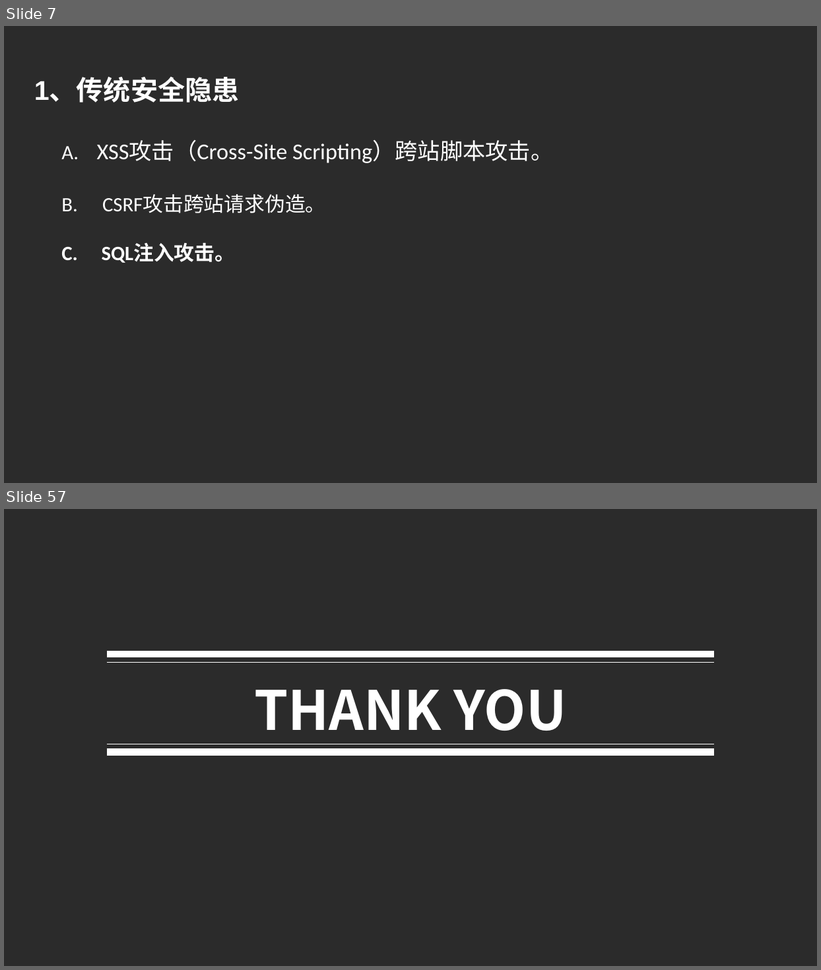
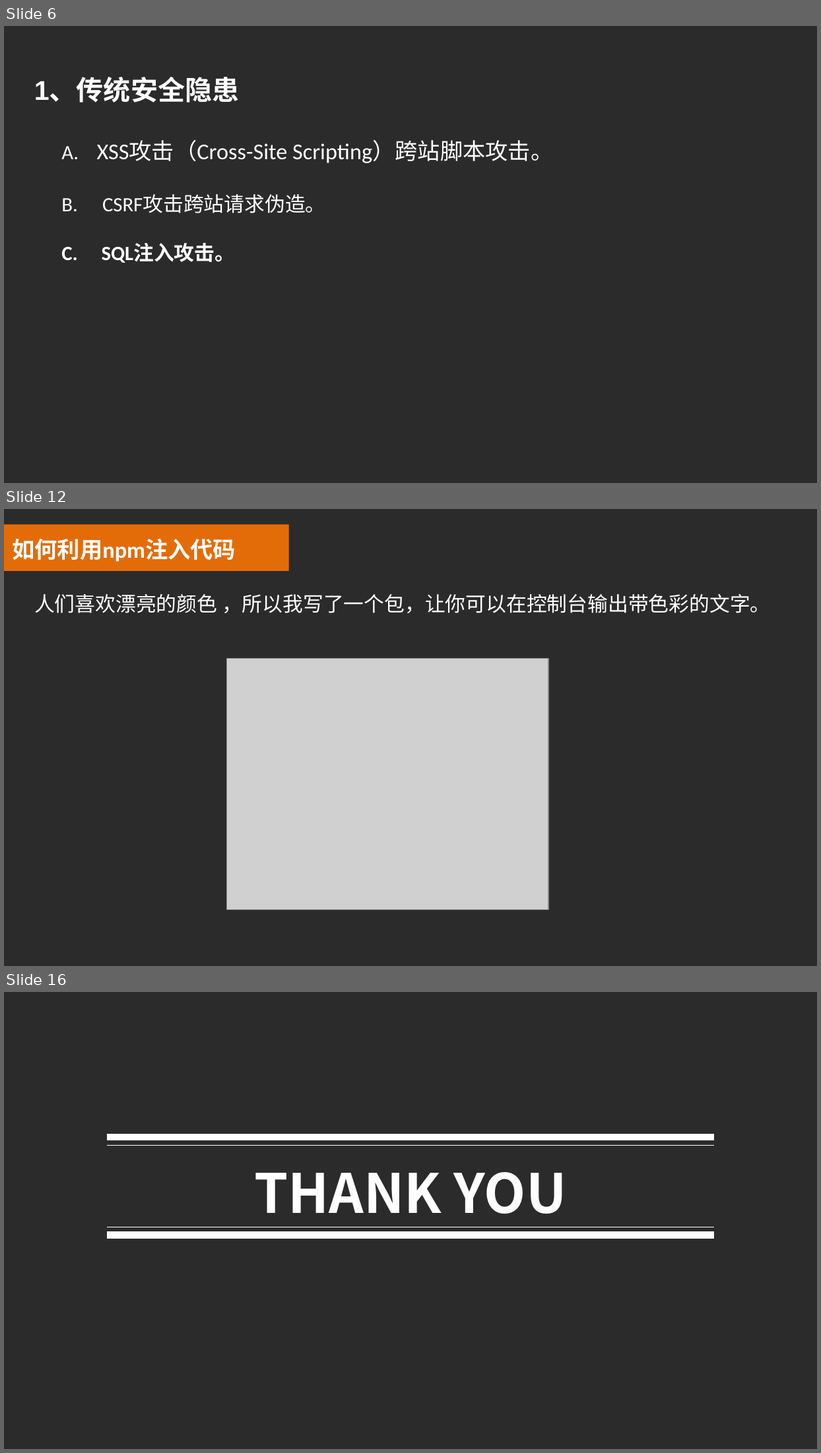
Before and after one commit to luke93h/git-blog, a slide deck: src/npm木马.pptx. Shown one above the other, each under a label of ours: slides 7 and 57 before the commit, slides 6, 12 and 16 after it; the slides between them are not shown. The pictures are 821x970 and 821x1453 pixels, drawn with LibreOffice and Linux fonts; fonts in the diff are those of the drawing; grey boxes stand for pictures; background and template pictures are left out; a plain dark background stands for a picture behind light text. Boxes give left, top, right and bottom in pixels: in the first picture for what was removed or moved away, otherwise in the second. Text is boxed around its words. In the diff, an @@ line names an element or a change of style, - is before the commit and + after.

```diff
--- a/src/npm木马.pptx
+++ b/src/npm木马.pptx
@@ slide 12 added at (x1=4, y1=509, x2=817, y2=966), background picture (left out) @@
@@ rectangle added at (x1=4, y1=524, x2=288, y2=571), fill #E36C09 @@
@@ text added at (x1=12, y1=539, x2=236, y2=562), 20 pt, text #FFFFFF, bold @@
+如何利用npm注入代码
@@ text added at (x1=34, y1=594, x2=771, y2=613), 18 pt, text #FFFFFF @@
+人们喜欢漂亮的颜色 ，所以我写了一个包，让你可以在控制台输出带色彩的文字。
@@ picture added at (x1=227, y1=659, x2=548, y2=910) @@
@@ what was slide 7 is now slide 6 @@
@@ what was slide 57 is now slide 16 @@
```
Also in this commit, not shown: 2 slides changed, 7 other slides added, 49 slides removed.
